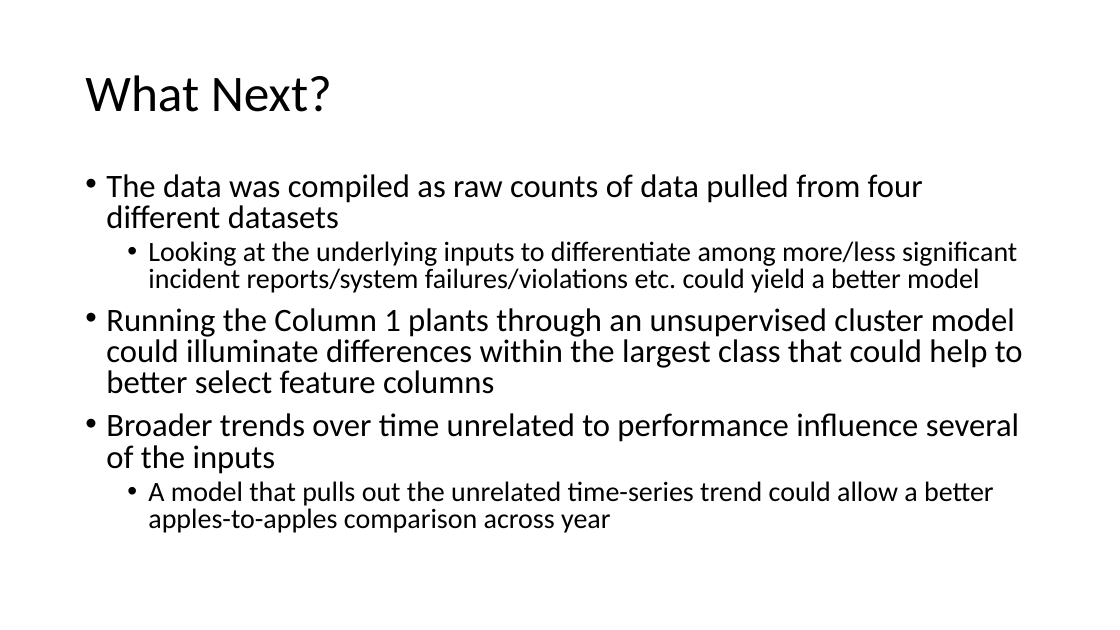
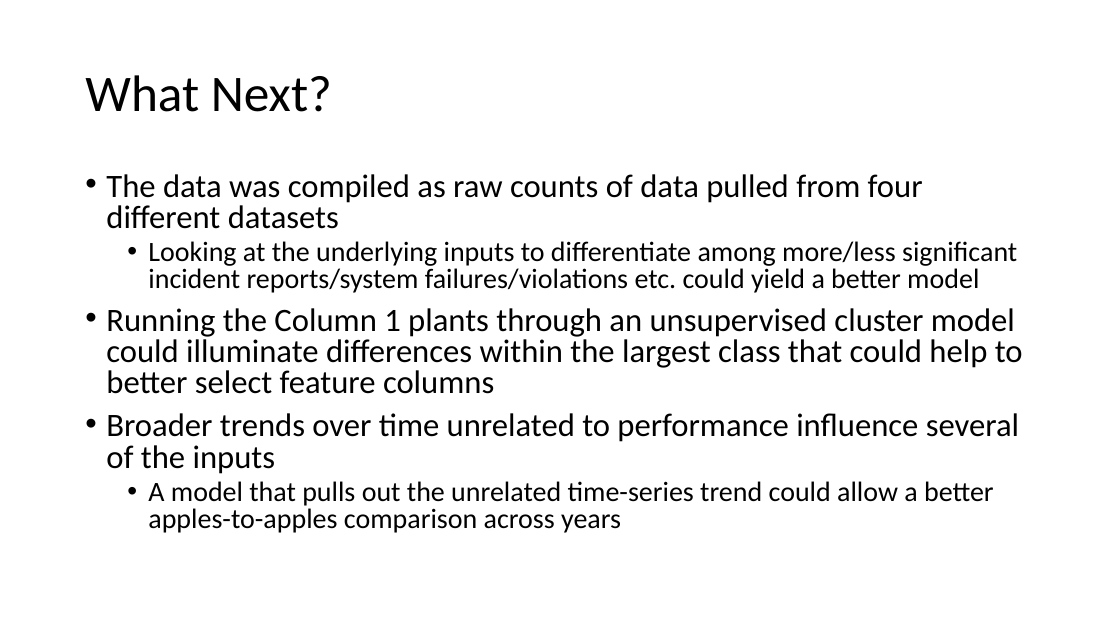
Before and after one commit to becbowen/GAFinalProject, a slide deck: slide 10 of final/classProjectPresentation.pptx. Drawn at 1120x630 pixels with LibreOffice and Linux fonts; fonts in the diff are those of the drawing. Boxes give left, top, right and bottom in pixels: in the first picture for what was removed or moved away, otherwise in the second. Text is boxed around its words. In the diff, an @@ line names an element or a change of style, - is before the commit and + after.

```diff
--- a/final/classProjectPresentation.pptx
+++ b/final/classProjectPresentation.pptx
@@ text at (x1=148, y1=481, x2=994, y2=533): text changed @@
-  • A model that pulls out the unrelated time-series trend could allow a better apples-to-apples comparison across year
+  • A model that pulls out the unrelated time-series trend could allow a better apples-to-apples comparison across years
```
Also in this commit, not shown: 3 other slides changed.
